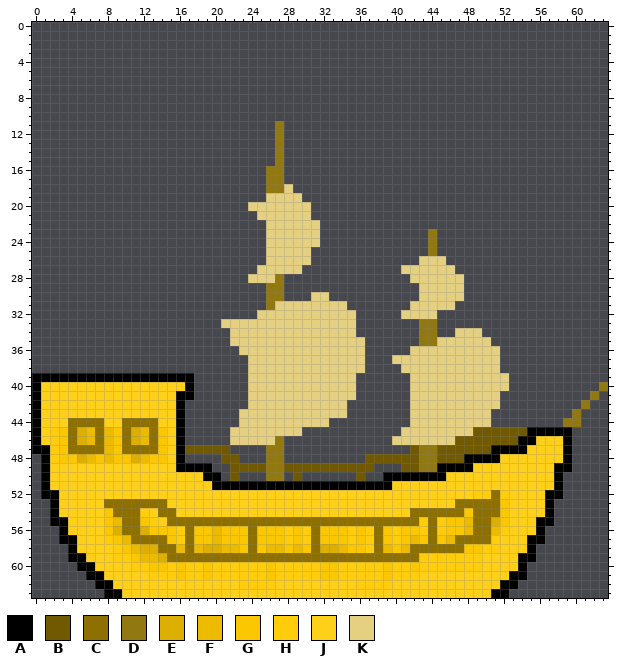
Pixel-art sprite -- Assets/Sprites/TutorialShip.png. Above: the version before the commit.
The file is 64x64 pixels.
Palette (. is transparent): A #000000  B #705900  C #8d7000  D #927811  E #ddaf00  F #ecbb00  G #fbc700  H #ffcd0b  J #ffd01a  K #e5d082
Pixels before (only the part around the change), first column x 0:
 0 ................................................................
 1 ................................................................
 2 ................................................................
 3 ................................................................
 4 ................................................................
 5 ................................................................
 6 ................................................................
 7 ................................................................
 8 ................................................................
 9 ................................................................
10 ................................................................
11 ...........................D....................................
12 ...........................D....................................
13 ...........................D....................................
14 ...........................D....................................
15 ...........................D....................................
16 ..........................DD....................................
17 ..........................DD....................................
18 ..........................DDK...................................
19 ..........................KKKK..................................
20 ........................KKKKKKK.................................
21 .........................KKKKKK.................................
22 ..........................KKKKKK................................
23 ..........................KKKKKK............D...................
24 ..........................KKKKKK............D...................
25 ..........................KKKKK.............D...................
26 ..........................KKKKK............KKK..................
27 .........................KKKKK...........KKKKKK.................
28 ........................KKKD..............KKKKKK................
29 ..........................DD...............KKKKK................
30 ..........................DD...KK..........KKKKK................
31 ..........................DKKKKKKKK.......KKKKK.................
32 .........................KKKKKKKKKKK.....KKKK...................
33 .....................KKKKKKKKKKKKKKK.......DD...................
34 ......................KKKKKKKKKKKKKK.......DD..KKK..............
35 ......................KKKKKKKKKKKKKKK......DDKKKKKK.............
36 .......................KKKKKKKKKKKKKK.....KKKKKKKKKK............
37 ........................KKKKKKKKKKKKK...KKKKKKKKKKKK............
38 ........................KKKKKKKKKKKKK....KKKKKKKKKKK............
39 AAAAAAAAAAAAAAAAAA......KKKKKKKKKKKK......KKKKKKKKKKK...........
40 AJJJJJJJJJJJJJJJJA......KKKKKKKKKKKK......KKKKKKKKKKK..........D
41 AJJJJJJJJJJJJJJJAA......KKKKKKKKKKKK......KKKKKKKKKK..........D.
42 AJJJJJJJJJJJJJJJA.......KKKKKKKKKKK.......KKKKKKKKKK.........D..
43 AJJJJJJJJJJJJJJJA......KKKKKKKKKKKK.......KKKKKKKKK.........D...
44 AJJJCCCCJJCCCCJJA......KKKKKKKKKK.........KKKKKKKKK........DD...
45 AJHGCEFCFGCEFCGJA.....KKKKKKKK...........KKKKKKKKBBBBBBAAAAA....
46 AJHGCEFCFGCEFCGJA.....KKKKKD............KKKKKKKBBBBBBBAAJJJA....
47 AAHGCCCCFGCCCCGJABBBBB....DD..............BDDBBBBBBAAAAJJJJA....
48 .AHGGEFGFGGEFGGJA....BB...DD.........BBBBBBDDBBBAAAAJJJJJJJA....
49 .AJJJJJJJJJJJJJJAAAA..BBBBDDBBBBBBBBBB...BBDDAAAAJJJJJJJJJAA....
50 .AJJJJJJJJJJJJJJJJJAA.B...DD.B......B..AAAAAAAJJJJJJJJJJJJA.....
51 .AJJJJJJJJJJJJJJJJJJAAAAAAAAAAAAAAAAAAAAJJJJJJJJJJJJJJJJJJA.....
52 .AAJJJJJJJJJJJJJJJJJJJJJJJJJJJJJJJJJJJJJJJJJJJJJJHHCHJJJJAA.....
53 ..AJJJJJCCCCCCCJJJJJJJJJJJJJJJJJJJJJJJJJJJJJJJJCCCCCGJJJJA......
54 ..AJJJJJGCCCHJCCJJJJJJJJJJJJJJJJJJJJJJJJJJCCCCCCGCCCGJJJJA......
55 ..AAJJJJGFCCGHJCCCCCCCCCCCCCCCCCCCCCCCCCCCCHCHGGFCCEGJJJAA......
56 ...AJJJJGECCEGGGHCGGFGGGCGGGHGHCGGGHGHCGHGGHCHGGFCCFHJJJA.......
57 ...AAJJJHGFCCCCGHCGGFGGGCGGGHGHCGGGHGHCGHGFGCGFCCCCHJJJAA.......
58 ....AJJJJHGFEECCFCFEEFFGCGFFGFGCEEFGGHCFGFCCCCCCGGHHJJJA........
59 ....AAJJJHHGFFECCCCCCCCCCCCCCCCCCCCCCCCCCCCHHHHHHHJJJJAA........
60 .....AAJJJJHHGGHGHHGHHHHHHGHHHHHGGHHHHHGHHGHHHHHHHJJJJA.........
61 ......AAJJJJJHHHGHHGHHHHHHGHHHHHGGHHHHHGHHHJJJJJJJJJJAA.........
62 .......AAJJJJJJJJJJJJJJHHHHJJJJJJJJJHHHHJJJJJJJJJJJJAA..........
63 ........AAJJJJJJJJJJJJJJJJJJJJJJJJJJJJJJJJJJJJJJJJJAA...........
And afterwards:
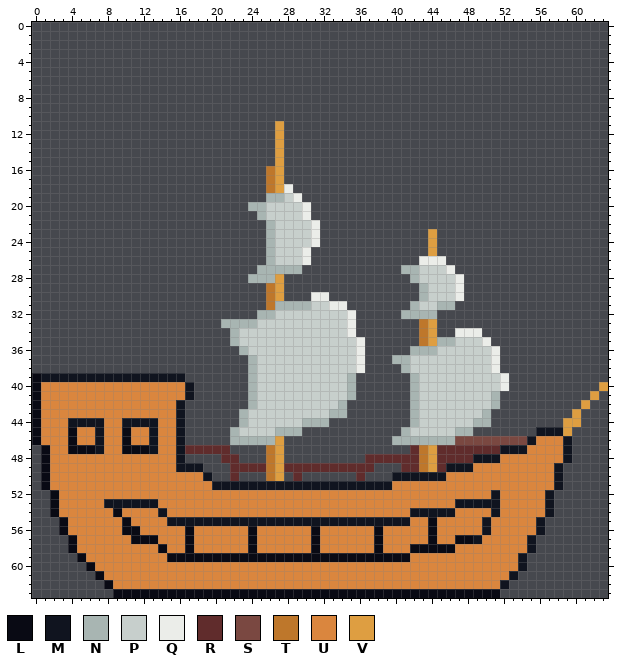
Colours new in this view: L #090a14  M #10141f  N #a8b5b2  P #c7cfcc  Q #ebede9  R #602c2c  S #7a4841  T #be772b  U #da863e  V #de9e41
From old to new:
Changed rows in their new state; - is an unchanged pixel.
first column x 0:
11 ---------------------------V------------------------------------
12 ---------------------------V------------------------------------
13 ---------------------------V------------------------------------
14 ---------------------------V------------------------------------
15 ---------------------------V------------------------------------
16 --------------------------TV------------------------------------
17 --------------------------TV------------------------------------
18 --------------------------TVQ-----------------------------------
19 --------------------------NNPQ----------------------------------
20 ------------------------NNPPPPQ---------------------------------
21 -------------------------NPPPPQ---------------------------------
22 --------------------------NPPPPQ--------------------------------
23 --------------------------NPPPPQ------------V-------------------
24 --------------------------NPPPPQ------------V-------------------
25 --------------------------NPPPQ-------------V-------------------
26 --------------------------NPPPQ------------QQQ------------------
27 -------------------------NNNNN-----------NNPPPQ-----------------
28 ------------------------NNNV--------------NPPPPQ----------------
29 --------------------------TV---------------NPPPQ----------------
30 --------------------------TV---QQ----------NPPPQ----------------
31 --------------------------TNNNNPPQQ-------NPPNN-----------------
32 -------------------------NNPPPPPPPPQ-----NNNN-------------------
33 ---------------------NNNNPPPPPPPPPPQ-------TV-------------------
34 ----------------------NPPPPPPPPPPPPQ-------TV--QQQ--------------
35 ----------------------NPPPPPPPPPPPPPQ------TVNNPPPQ-------------
36 -----------------------NPPPPPPPPPPPPQ-----NNNPPPPPPQ------------
37 ------------------------NPPPPPPPPPPPQ---NNPPPPPPPPPQ------------
38 ------------------------NPPPPPPPPPPPQ----NPPPPPPPPPQ------------
39 LMMMMMMMMMMMMMMMM.------NPPPPPPPPPPN------NPPPPPPPPPQ-----------
40 LUUUUUUUUUUUUUUUUM------NPPPPPPPPPPN------NPPPPPPPPPQ----------V
41 LUUUUUUUUUUUUUUUUM------NPPPPPPPPPPN------NPPPPPPPPN----------V-
42 LUUUUUUUUUUUUUUUM-------NPPPPPPPPPN-------NPPPPPPPPN---------V--
43 LUUUUUUUUUUUUUUUM------NPPPPPPPPPNN-------NPPPPPPPN---------V---
44 LUUUMMMMUUMMMMUUM------NPPPPPPNNN---------NPPPPPPNN--------VV---
45 LUUULUUMUULUUMUUM-----NPPPPNNN-----------NPPPPPNN.......MMMV----
46 LUUULUUMUULUUMUUM-----NNNNNV------------NNNNNNNSSSSSSSSMUUUM----
47 .LUULLLMUULLLMUUMRRRRR----TV--------------RTVRRRRRRRMMMUUUUM----
48 -LUUUUUUUUUUUUUUM----RR---TV---------RRRRRRTVRRRRMMMUUUUUUUM----
49 -LUUUUUUUUUUUUUUMMM.--RRRRTVRRRRRRRRRR---RRTVRMMMUUUUUUUUUM.----
50 -LUUUUUUUUUUUUUUUUUM.-R---TV-R------R--.MMMMMMUUUUUUUUUUUUM-----
51 -LUUUUUUUUUUUUUUUUUUMMMMMMMMMMMMMMMMMMMMUUUUUUUUUUUUUUUUUUM-----
52 -.LUUUUUUUUUUUUUUUUUUUUUUUUUUUUUUUUUUUUUUUUUUUUUUUUMUUUUUM.-----
53 --LUUUUUMMMMMMUUUUUUUUUUUUUUUUUUUUUUUUUUUUUUUUUMMMMMUUUUUM------
54 --LUUUUUULUUUUMUUUUUUUUUUUUUUUUUUUUUUUUUUUMMMMMUUUUMUUUUUM------
55 --.LUUUUUULUUUUMMMMMMMMMMMMMMMMMMMMMMMMMMMUULUUUUUMUUUUUM.------
56 ---LUUUUUULLUUUUULUUUUUULUUUUUULUUUUUULUUUUULUUUUUMUUUUUM-------
57 ---.LUUUUUULLLUUULUUUUUULUUUUUULUUUUUULUUUUULUULLMUUUUUM.-------
58 ----LUUUUUUUUULUULUUUUUULUUUUUULUUUUUULUUULLLLLUUUUUUUUM--------
59 ----.LUUUUUUUUULLLLLLLLLLLLLLLLLLLLLLLLLLLUUUUUUUUUUUUM.--------
60 -----.LUUUUUUUUUUUUUUUUUUUUUUUUUUUUUUUUUUUUUUUUUUUUUUUM---------
61 ------.LUUUUUUUUUUUUUUUUUUUUUUUUUUUUUUUUUUUUUUUUUUUUUM.---------
62 -------.LUUUUUUUUUUUUUUUUUUUUUUUUUUUUUUUUUUUUUUUUUUUM.----------
63 --------.LLLLLLLLLLLLLLLLLLLLLLLLLLLLLLLLLLLLLLLLLLL.-----------
